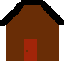
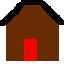
Layers edited between the first and the second (64, 64) image:
painted on "Background" over [24, 39, 37, 61]
